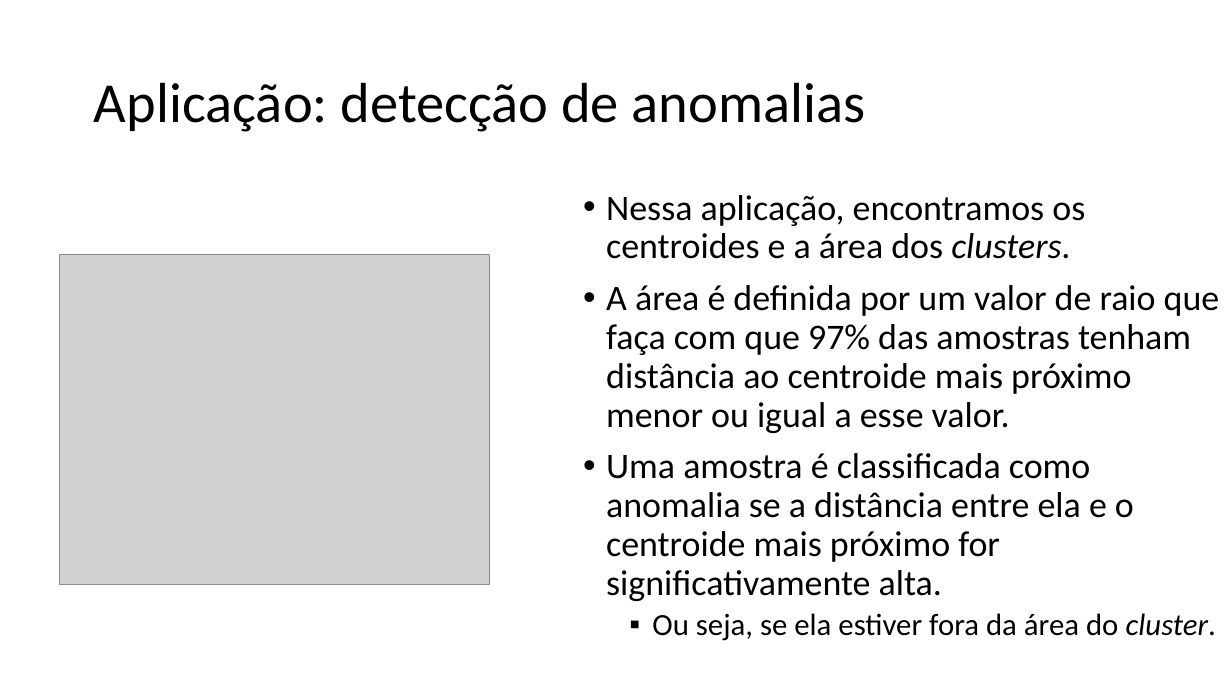
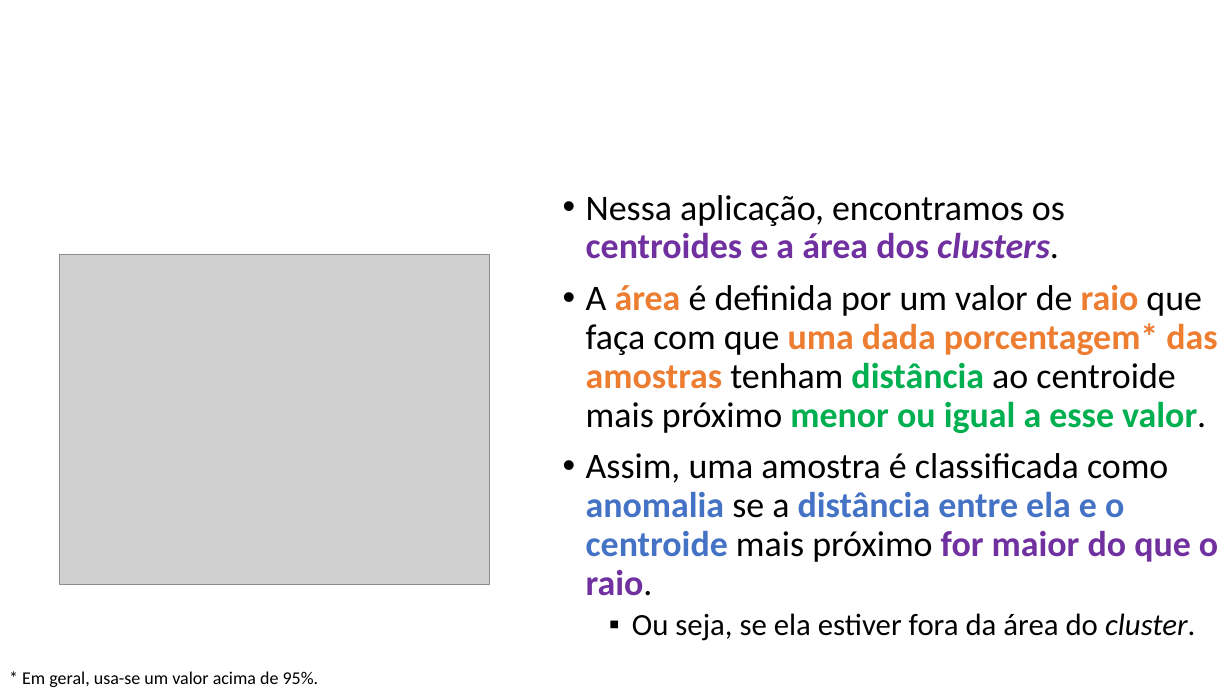
Before and after one commit to zz4fap/c24_inteligencia_artificial, a slide deck: slide 41 of slides/C24_kMeans.pptx (slide 36 before the commit). Drawn at 1232x693 pixels with LibreOffice and Linux fonts; fonts in the diff are those of the drawing; grey boxes stand for pictures. Boxes give left, top, right and bottom in pixels: in the first picture for what was removed or moved away, otherwise in the second. Text is boxed around its words. In the diff, an @@ line names an element or a change of style, - is before the commit and + after.

Commit message:
update of slides

```diff
--- a/slides/C24_kMeans.pptx
+++ b/slides/C24_kMeans.pptx
@@ title removed at bbox=[94, 82, 866, 132] @@
-Aplicação: detecção de anomalias
@@ text "Nessa aplicação, encontramos os centroides ...": place and size @@
-text "Nessa aplicação, encontramos os centroides ..." at bbox=[606, 195, 1220, 641]
+text "Nessa aplicação, encontramos os centroides ..." at bbox=[586, 195, 1218, 641]
@@ text at bbox=[586, 195, 1065, 259]: text colour #000000 to #7030A0, bold on in "centroides e a área dos clusters." @@
@@ text at bbox=[586, 285, 1218, 596]: text changed; bold on @@
-• A área é definida por um valor de raio que faça com que 97% das amostras tenham distância ao centroide mais próximo menor ou igual a esse valor.
-• Uma amostra é classificada como anomalia se a distância entre ela e o centroide mais próximo for significativamente alta.
+• A área é definida por um valor de raio que faça com que uma dada porcentagem* das amostras tenham distância ao centroide mais próximo menor ou igual a esse valor.
+• Assim, uma amostra é classificada como anomalia se a distância entre ela e o centroide mais próximo for maior do que o raio.
@@ text added at bbox=[22, 671, 319, 687], 14 pt, text #000000 @@
+* Em geral, usa-se um valor acima de 95%.
```
Also in this commit, not shown: 11 other slides changed, 5 slides added, 3 other files.
